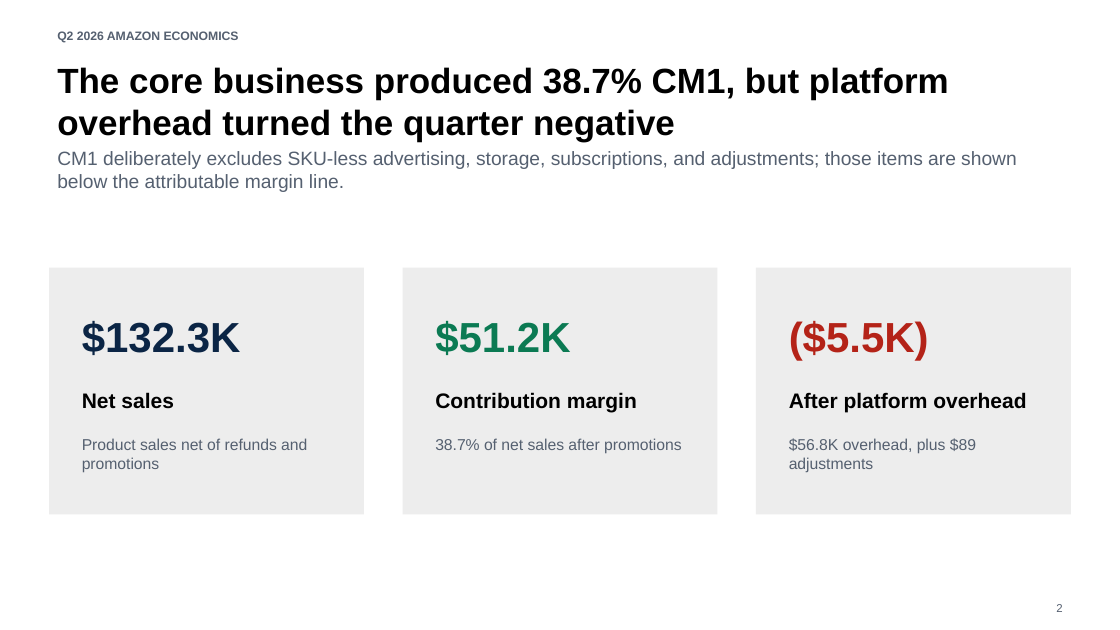
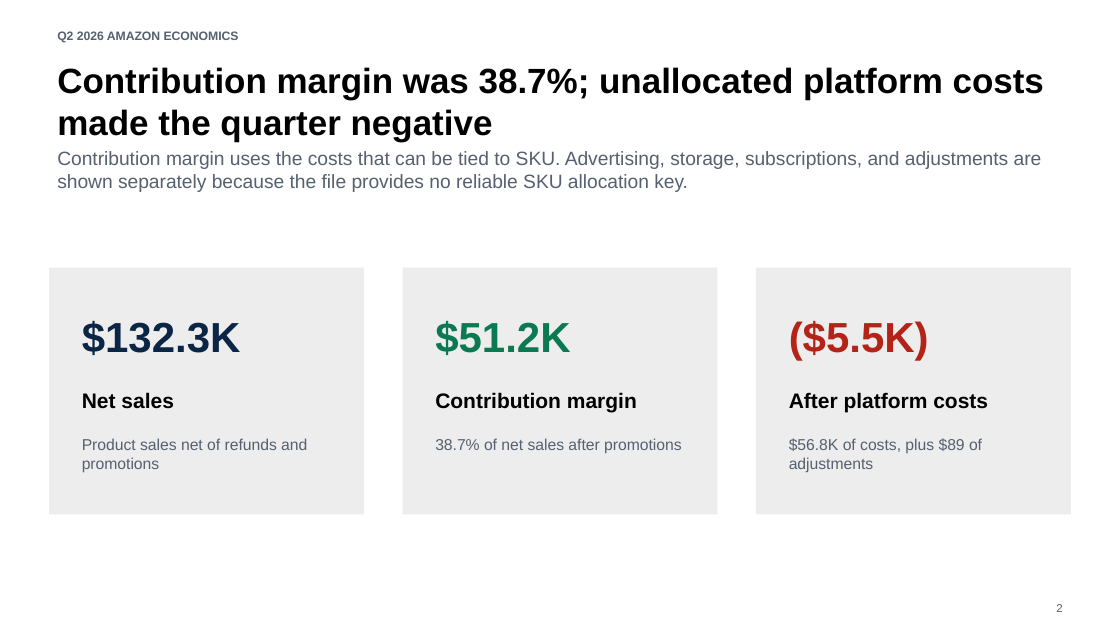
Before and after one commit to rubenatello/luminize-assessment, a slide deck: slide 2 of deliverables/Amazon_Q2_2026_Leadership_Presentation.pptx. Drawn at 1120x630 pixels with LibreOffice and Linux fonts; fonts in the diff are those of the drawing. Boxes give left, top, right and bottom in pixels: in the first picture for what was removed or moved away, otherwise in the second. Text is boxed around its words. In the diff, an @@ line names an element or a change of style, - is before the commit and + after.

```diff
--- a/deliverables/Amazon_Q2_2026_Leadership_Presentation.pptx
+++ b/deliverables/Amazon_Q2_2026_Leadership_Presentation.pptx
@@ text at (57,67,1044,142): text changed @@
-The core business produced 38.7% CM1, but platform overhead turned the quarter negative
+Contribution margin was 38.7%; unallocated platform costs made the quarter negative
@@ text at (57,151,1042,192): text changed @@
-CM1 deliberately excludes SKU-less advertising, storage, subscriptions, and adjustments; those items are shown below the attributable margin line.
+Contribution margin uses the costs that can be tied to SKU. Advertising, storage, subscriptions, and adjustments are shown separately because the file provides no reliable SKU allocation key.
@@ text at (789,392,988,412): text changed @@
-After platform overhead
+After platform costs
@@ text at (789,438,982,472): text changed @@
-$56.8K overhead, plus $89 adjustments
+$56.8K of costs, plus $89 of adjustments
```
Also in this commit, not shown: 8 other slides changed, 21 other files.
